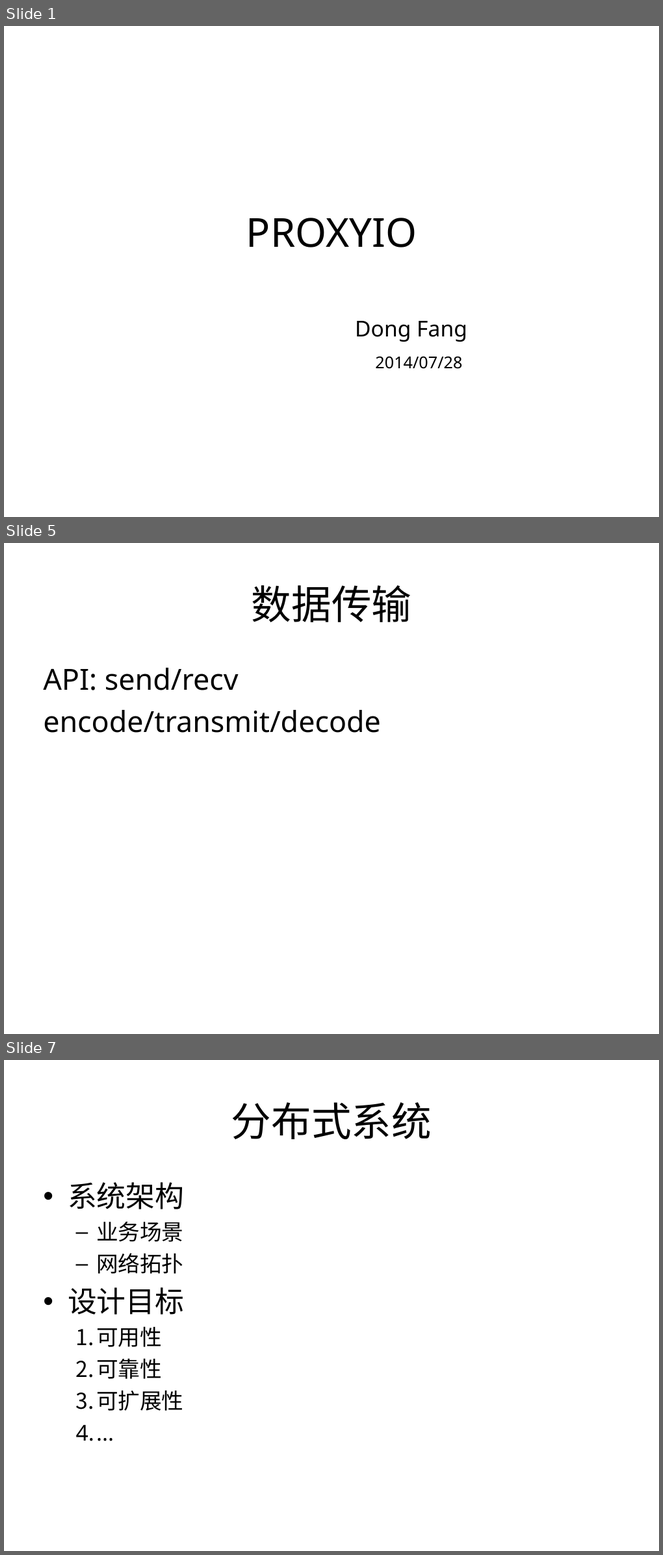
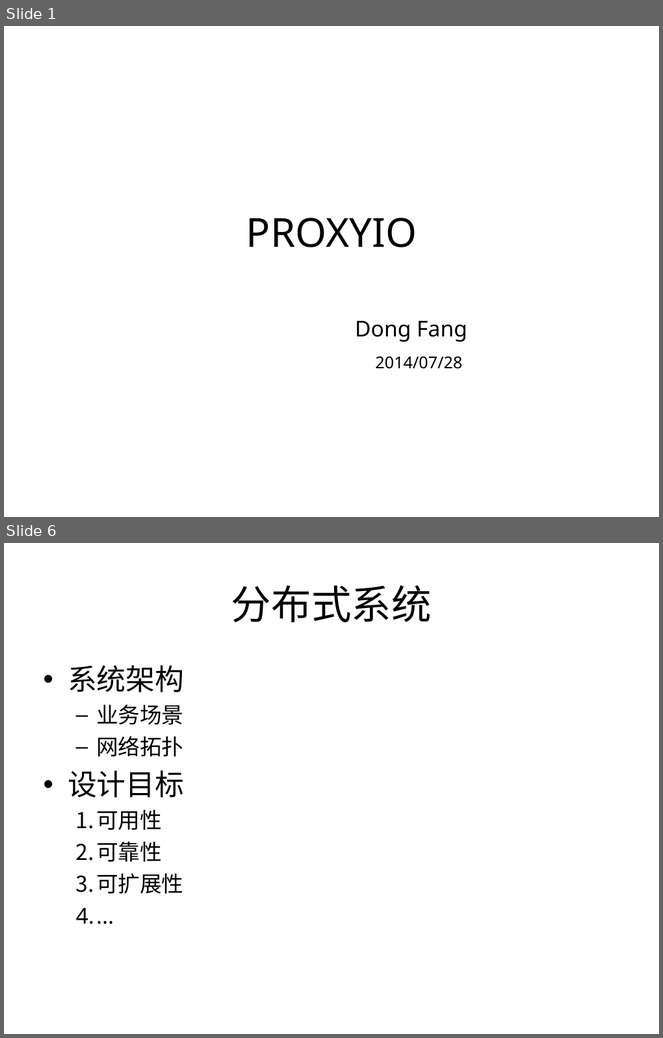
Before and after one commit to proxyio/xio, a slide deck: docs/PROXYIO.ppt. Shown one above the other, each under a label of ours: slides 1, 5 and 7 before the commit, slides 1 and 6 after it; the slides between them are not shown. The pictures are 663x1555 and 663x1038 pixels, drawn with LibreOffice and Linux fonts; fonts in the diff are those of the drawing. Boxes give left, top, right and bottom in pixels: in the first picture for what was removed or moved away, otherwise in the second. Text is boxed around its words. In the diff, an @@ line names an element or a change of style, - is before the commit and + after.

```diff
--- a/docs/PROXYIO.ppt
+++ b/docs/PROXYIO.ppt
@@ slide 5 removed at [4,543,659,1034], background #FFFFFF @@
@@ title removed at [252,585,412,622] @@
-数据传输
@@ text removed at [43,668,381,733] @@
-API: send/recv
-encode/transmit/decode
@@ what was slide 7 is now slide 6 @@
```
Also in this commit, not shown: 10 slides changed, 4 slides added, 1 other slide removed.
